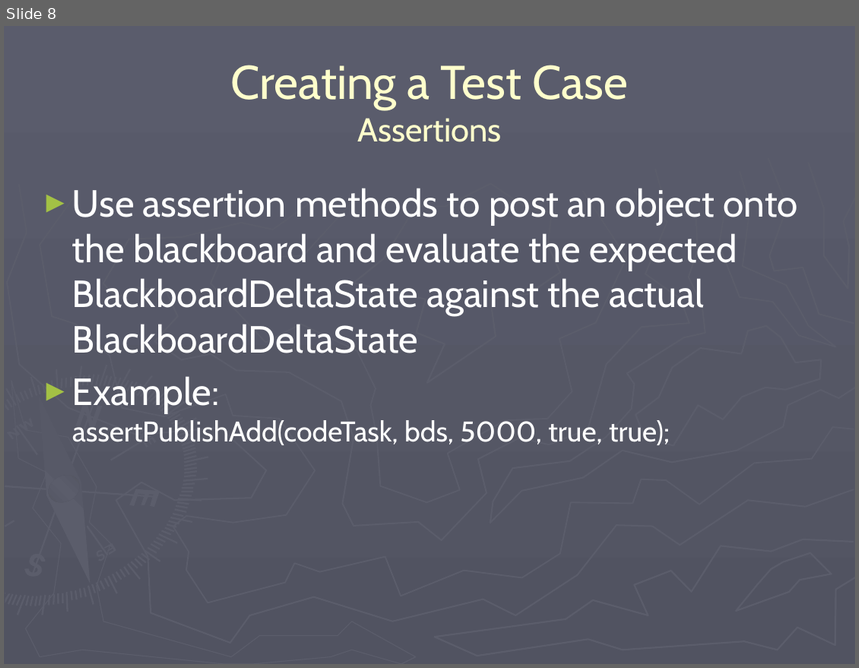
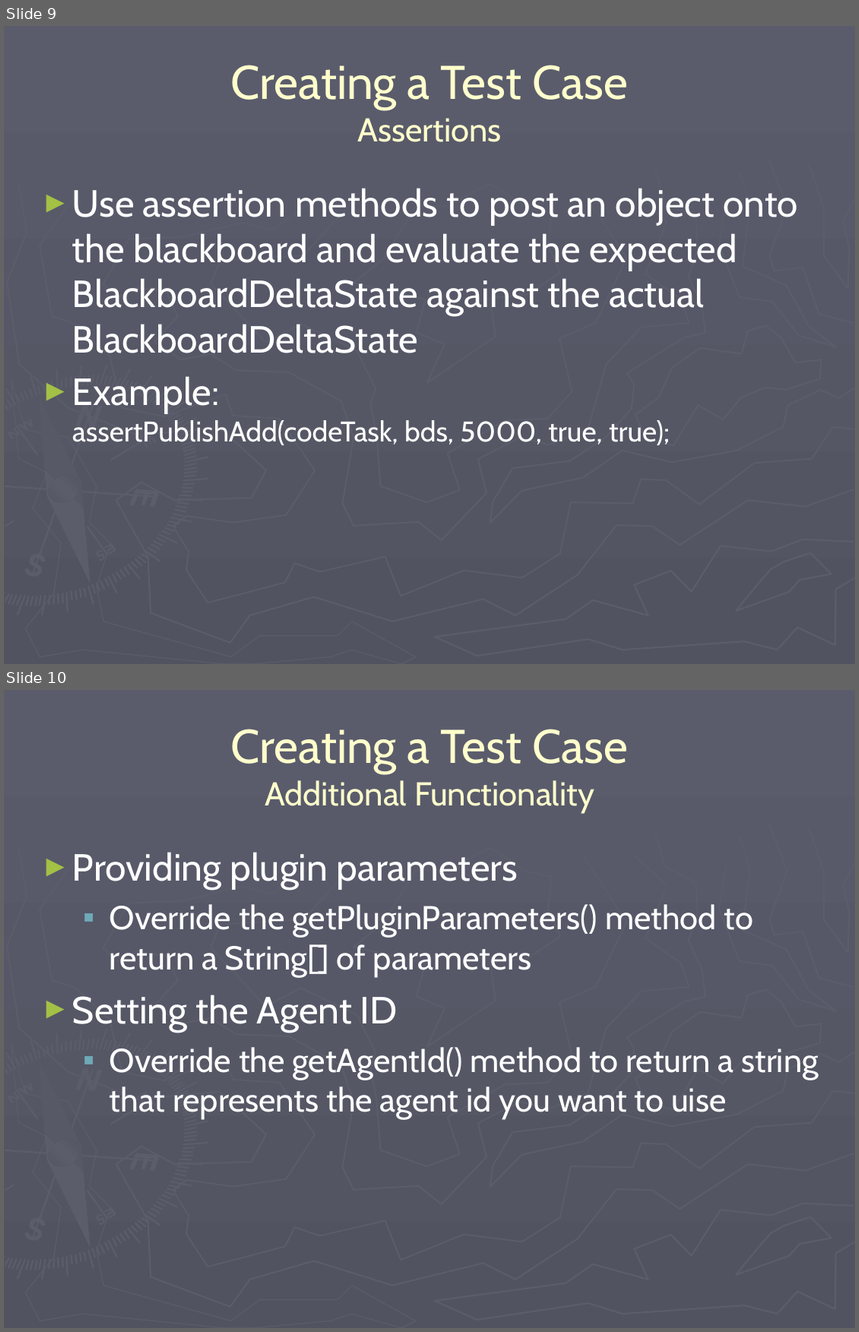
Before and after one commit to codeaudit/cougaar-cougaarunit, a slide deck: CougaarUnit/CougaarUnit Training.ppt. Shown one above the other, each under a label of ours: slide 8 before the commit, slides 9 and 10 after it. The pictures are 859x668 and 859x1332 pixels, drawn with LibreOffice and Linux fonts; fonts in the diff are those of the drawing. Boxes give left, top, right and bottom in pixels: in the first picture for what was removed or moved away, otherwise in the second. Text is boxed around its words. In the diff, an @@ line names an element or a change of style, - is before the commit and + after.

```diff
--- a/CougaarUnit/CougaarUnit Training.ppt
+++ b/CougaarUnit/CougaarUnit Training.ppt
@@ slide 10 added at [4, 690, 855, 1328], background gradient #5A5C6C to #515361; not listed: 148 template elements that a slide beside it also shows @@
@@ title added at [231, 729, 628, 814], 28 pt, text #FFFFCC @@
+Creating a Test Case
+Additional Functionality
@@ text added at [72, 852, 819, 1120], 28 pt, text #FFFFFF @@
+► Providing plugin parameters
+  ▪ Override the getPluginParameters() method to return a String[] of parameters
+► Setting the Agent ID
+  ▪ Override the getAgentId() method to return a string that represents the agent id you want to uise
@@ what was slide 8 is now slide 9 @@
```
Also in this commit, not shown: 4 slides changed, 3 other slides added.
